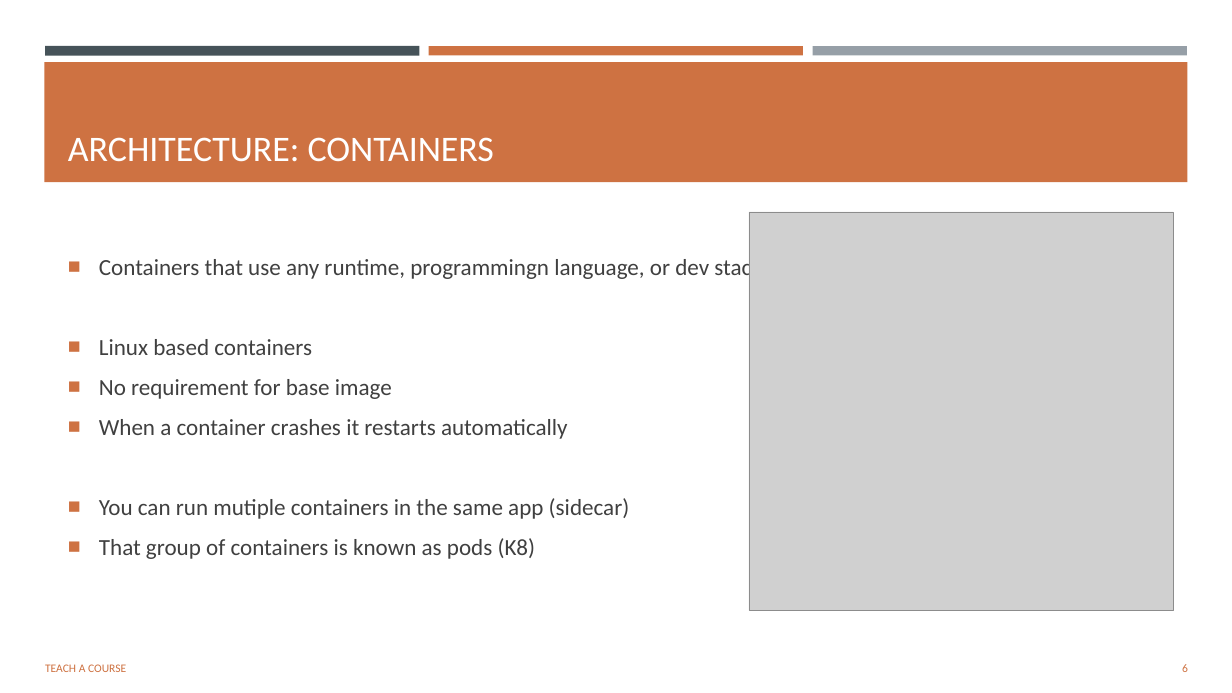
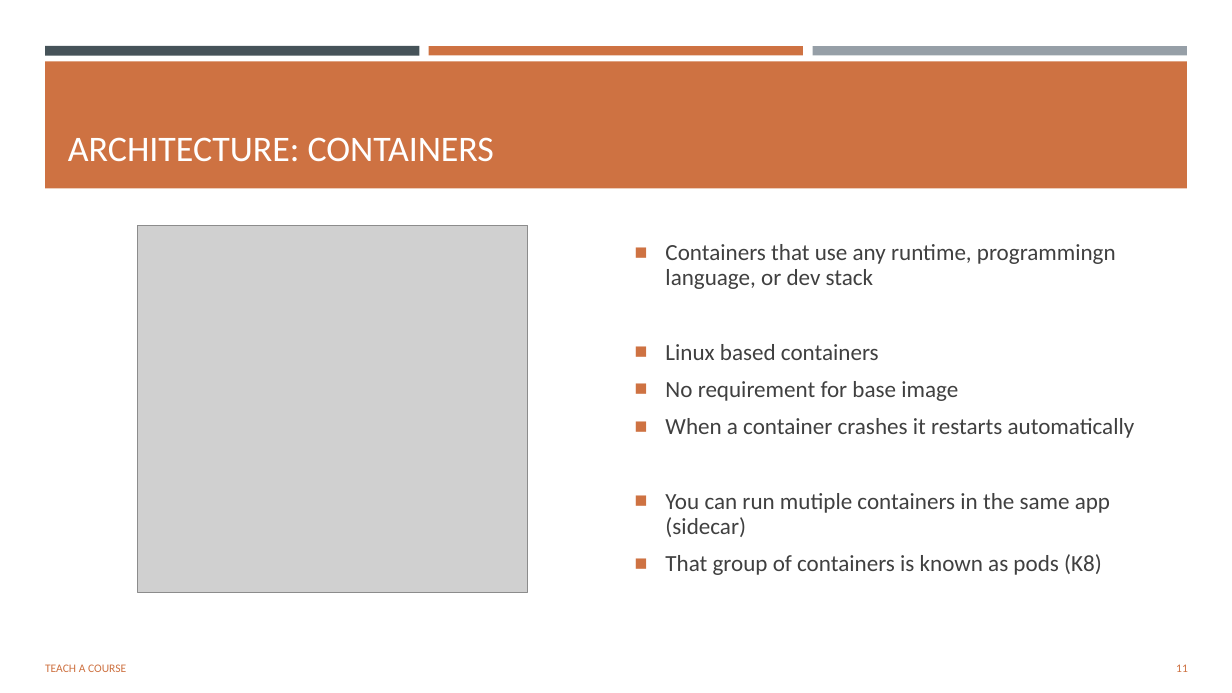
Before and after one commit to msjonathan/aca-demo, a slide deck: slide 11 of presentation/Application Container Apps.pptx (slide 6 before the commit). Drawn at 1232x693 pixels with LibreOffice and Linux fonts; fonts in the diff are those of the drawing; grey boxes stand for pictures. Boxes give left, top, right and bottom in pixels: in the first picture for what was removed or moved away, otherwise in the second. Text is boxed around its words. In the diff, an @@ line names an element or a change of style, - is before the commit and + after.

```diff
--- a/presentation/Application Container Apps.pptx
+++ b/presentation/Application Container Apps.pptx
@@ rectangle: place and size @@
-rectangle at box(44, 62, 1188, 182)
+rectangle at box(45, 61, 1188, 189)
@@ picture: place and size @@
-picture at box(750, 212, 1174, 610)
+picture at box(138, 226, 529, 592)
@@ text "Containers that use any runtime, ...": place and size @@
-text "Containers that use any runtime, ..." at box(99, 255, 762, 559)
+text "Containers that use any runtime, ..." at box(665, 244, 1135, 575)
@@ text "Containers that use any runtime, ..." at box(665, 244, 1135, 575): line spacing 1 to 0.9 @@
@@ page number at box(1176, 664, 1188, 672): text changed @@
-6
+11
```
Also in this commit, not shown: 7 other slides changed, 5 slides added, 9 slides removed, 2 other files.
